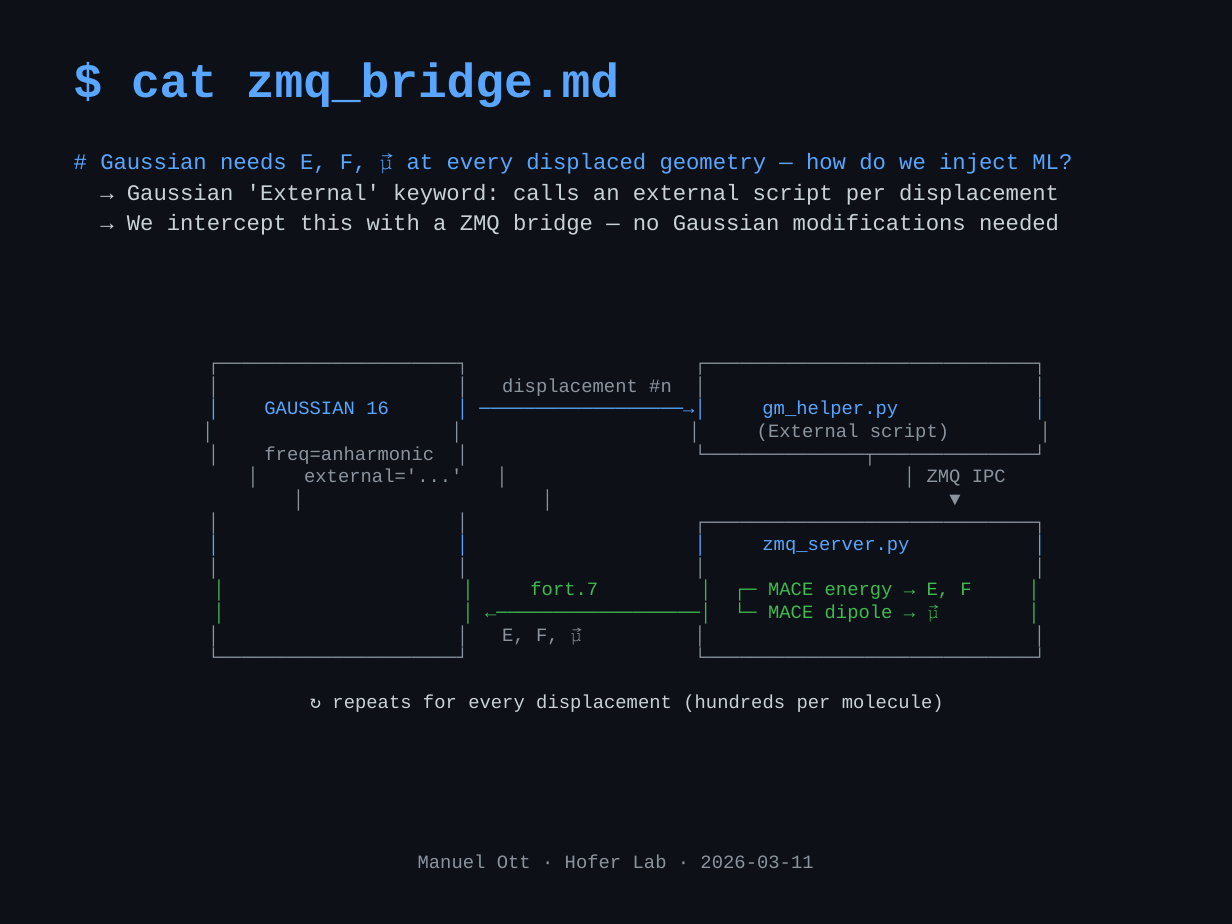
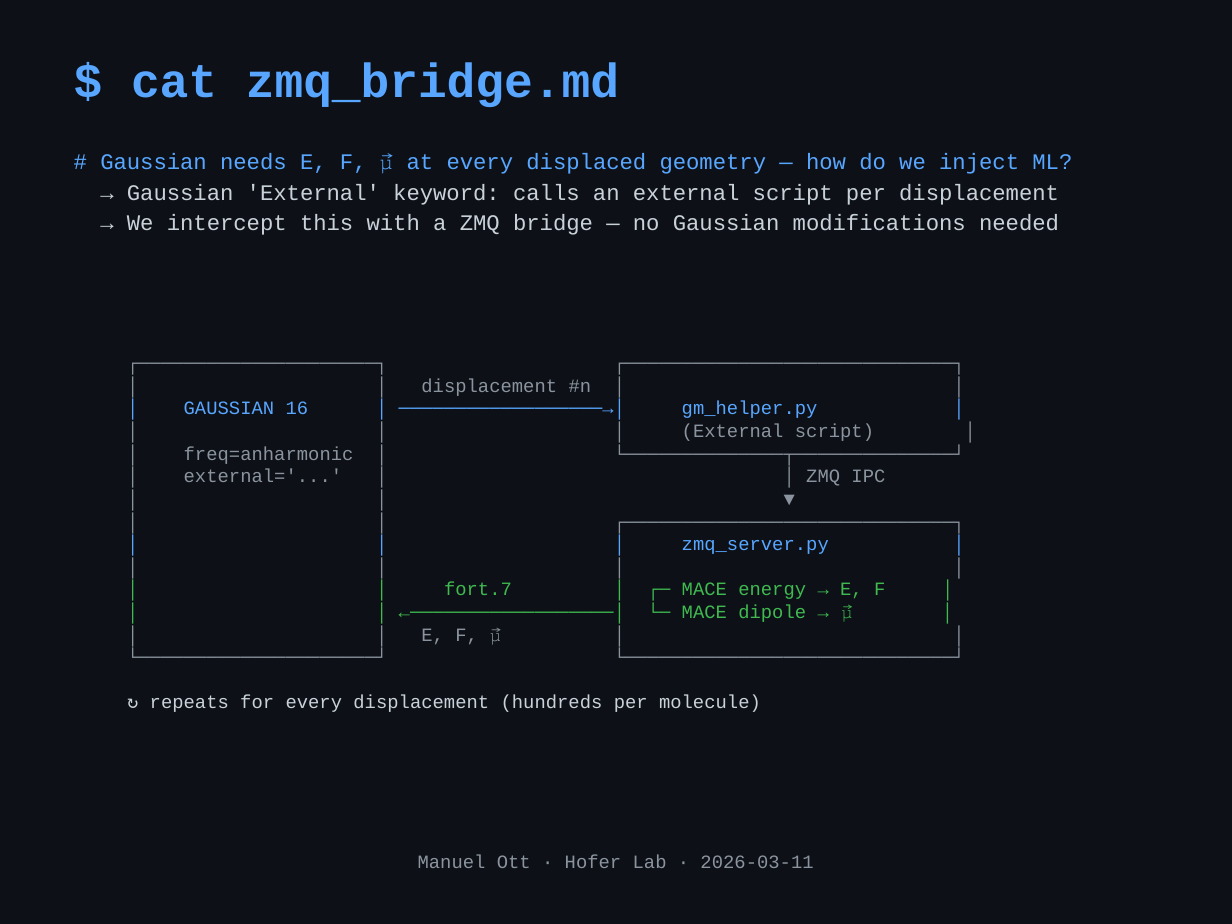
Before and after one commit to mott91/mace_gaussian_interface, a slide deck: slide 6 of presentation/presentation_v2.pptx. Drawn at 1232x924 pixels with LibreOffice and Linux fonts; fonts in the diff are those of the drawing. Boxes give left, top, right and bottom in pixels: in the first picture for what was removed or moved away, otherwise in the second. Text is boxed around its words. In the diff, an @@ line names an element or a change of style, - is before the commit and + after.

```diff
--- a/presentation/presentation_v2.pptx
+++ b/presentation/presentation_v2.pptx
@@ text "┌─────────────────────┐ ┌─────────────────────────────┐" moved from (x1=264, y1=379, x2=1006, y2=712) to (x1=150, y1=379, x2=885, y2=712) @@
@@ text "┌─────────────────────┐ ┌─────────────────────────────┐" at (x1=150, y1=379, x2=885, y2=712): alignment centre to left @@
```
Also in this commit, not shown: 1 other slide changed, 1 other file.
